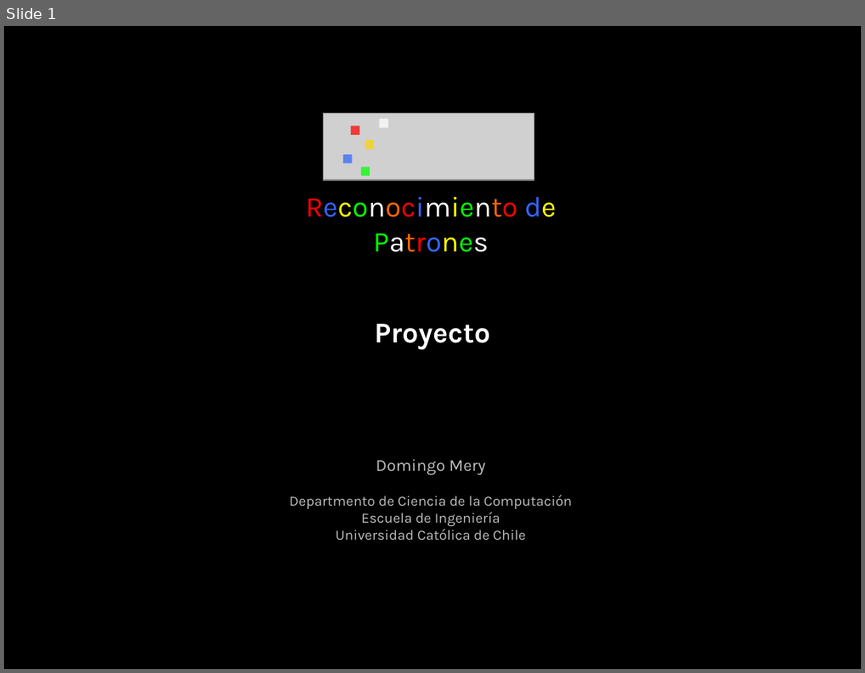
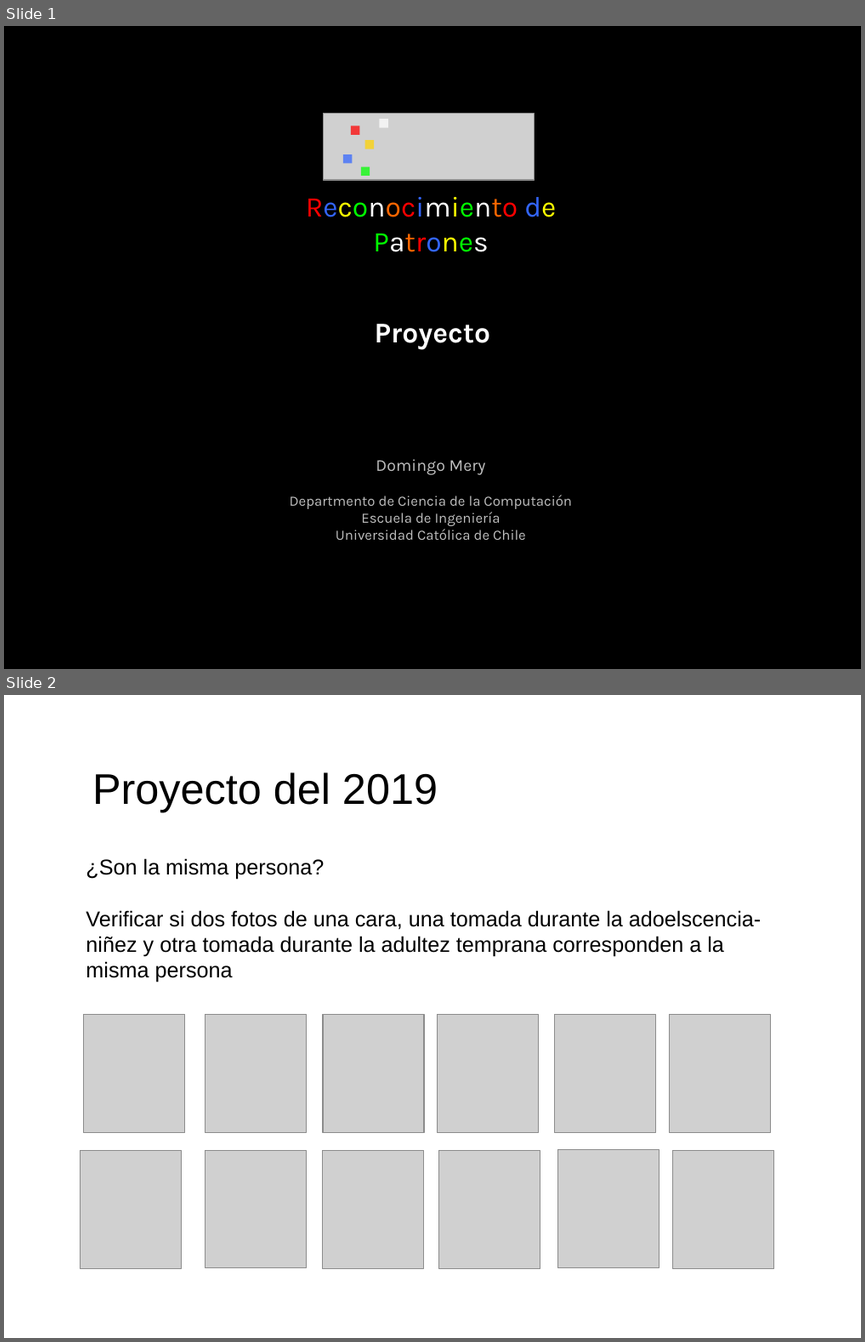
Before and after one commit to domingomery/patrones, a slide deck: clases/Cap00_Lineas_Generales/program/PAT00_Proyecto.pptx. Shown one above the other, each under a label of ours: slide 1 before the commit, slides 1 and 2 after it. The pictures are 865x673 and 865x1342 pixels, drawn with LibreOffice and Linux fonts; fonts in the diff are those of the drawing; grey boxes stand for pictures. Boxes give left, top, right and bottom in pixels: in the first picture for what was removed or moved away, otherwise in the second. Text is boxed around its words. In the diff, an @@ line names an element or a change of style, - is before the commit and + after.

Commit message:
proyecto

```diff
--- a/clases/Cap00_Lineas_Generales/program/PAT00_Proyecto.pptx
+++ b/clases/Cap00_Lineas_Generales/program/PAT00_Proyecto.pptx
@@ slide 2 added at (4, 695, 861, 1338), background #FFFFFF @@
@@ text added at (92, 772, 438, 812), 36 pt, text #000000 @@
+Proyecto del 2019
@@ text added at (86, 858, 760, 982), 18 pt, text #000000 @@
+¿Son la misma persona?
+Verificar si dos fotos de una cara, una tomada durante la adoelscencia-niñez y otra tomada durante la adultez temprana corresponden a la misma persona
@@ picture added at (84, 1014, 185, 1132) @@
@@ picture added at (205, 1015, 307, 1133) @@
@@ picture added at (323, 1014, 424, 1132) @@
@@ picture added at (437, 1014, 538, 1132) @@
@@ picture added at (554, 1014, 655, 1132) @@
@@ picture added at (669, 1015, 770, 1133) @@
@@ picture added at (80, 1150, 182, 1268) @@
@@ picture added at (205, 1150, 307, 1268) @@
@@ picture added at (323, 1150, 424, 1268) @@
@@ picture added at (438, 1150, 540, 1268) @@
@@ picture added at (557, 1149, 658, 1267) @@
@@ picture added at (672, 1150, 773, 1268) @@
```
Also in this commit, not shown: 2 slides removed, 4 other files.
